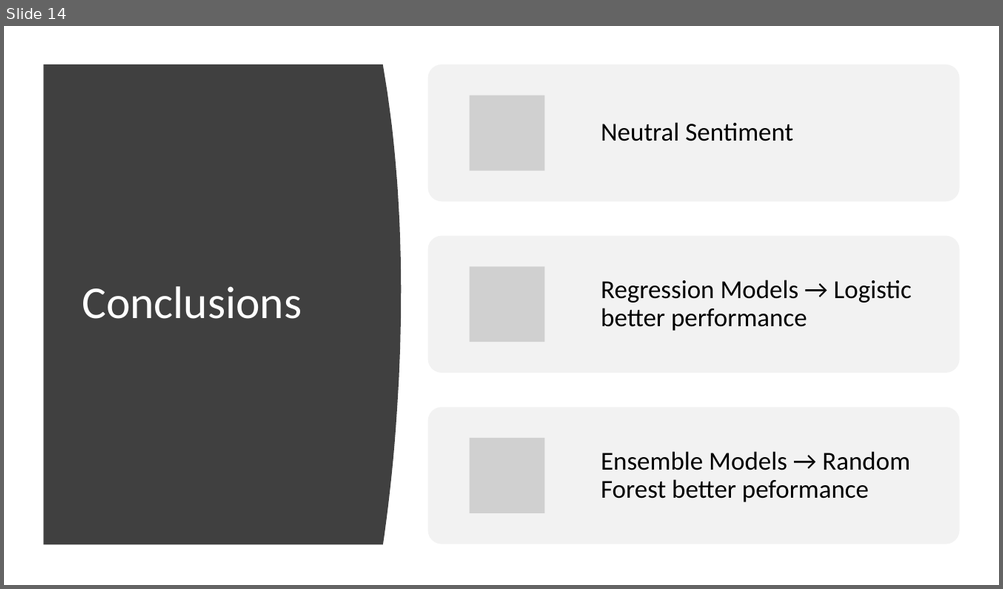
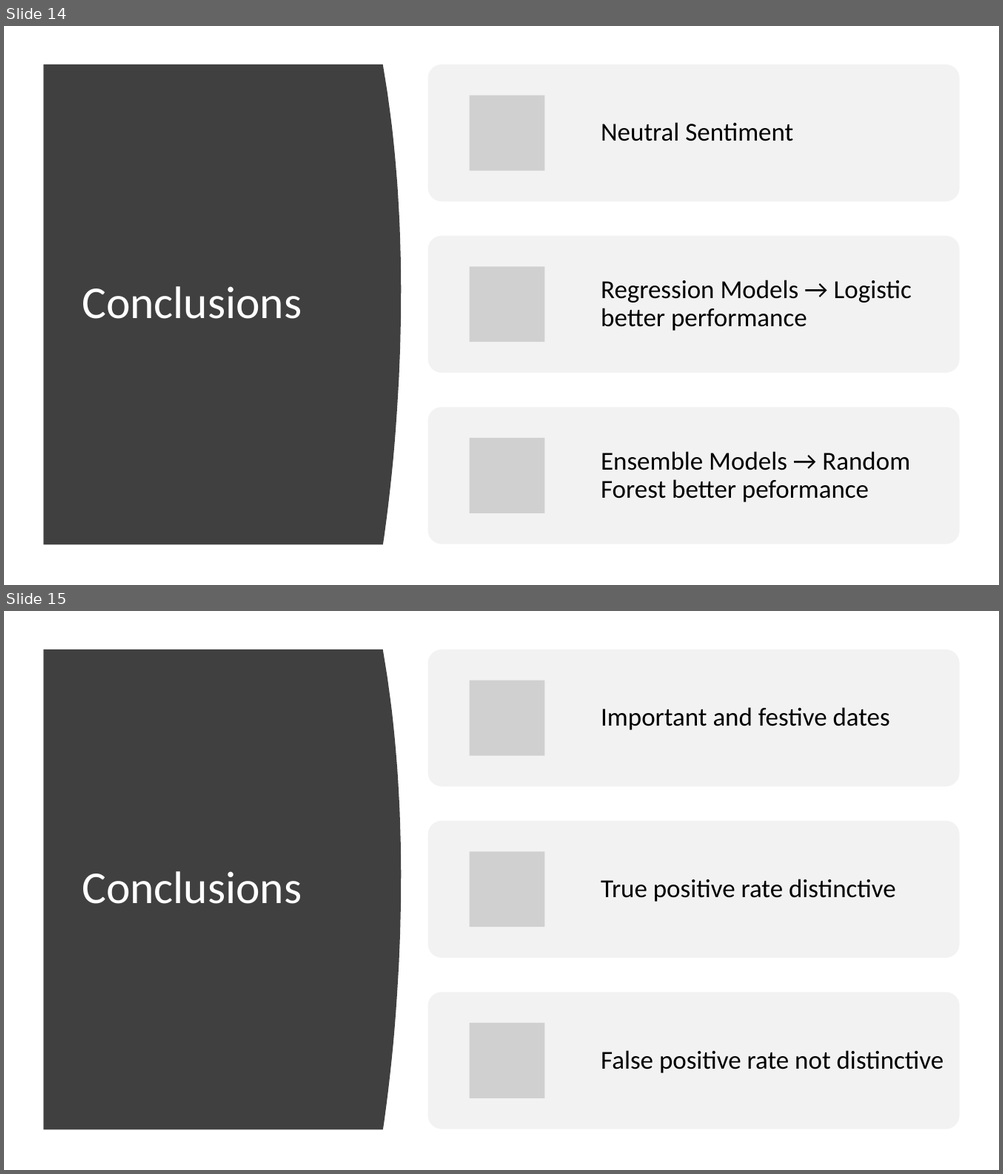
Before and after one commit to Mastersz/Proyecto_Mineria, a slide deck: Data_Mining.pptx. Shown one above the other, each under a label of ours: slide 14 before the commit, slides 14 and 15 after it. The pictures are 1003x589 and 1003x1174 pixels, drawn with LibreOffice and Linux fonts; fonts in the diff are those of the drawing; grey boxes stand for pictures. Boxes give left, top, right and bottom in pixels: in the first picture for what was removed or moved away, otherwise in the second. Text is boxed around its words. In the diff, an @@ line names an element or a change of style, - is before the commit and + after.

Commit message:
Slides terminadas

```diff
--- a/Data_Mining.pptx
+++ b/Data_Mining.pptx
@@ slide 15 added at [4, 611, 999, 1170], background #FFFFFF @@
@@ freeform shape added at [43, 649, 401, 1130], fill #404040 @@
@@ title added at [82, 871, 301, 904], 44 pt, text #FFFFFF @@
+Conclusions
@@ group added at [428, 649, 959, 1130]: 3 rounded rectangles, 3 pictures, 3 texts @@
+Important and festive dates
+True positive rate distinctive
+False positive rate not distinctive
```
